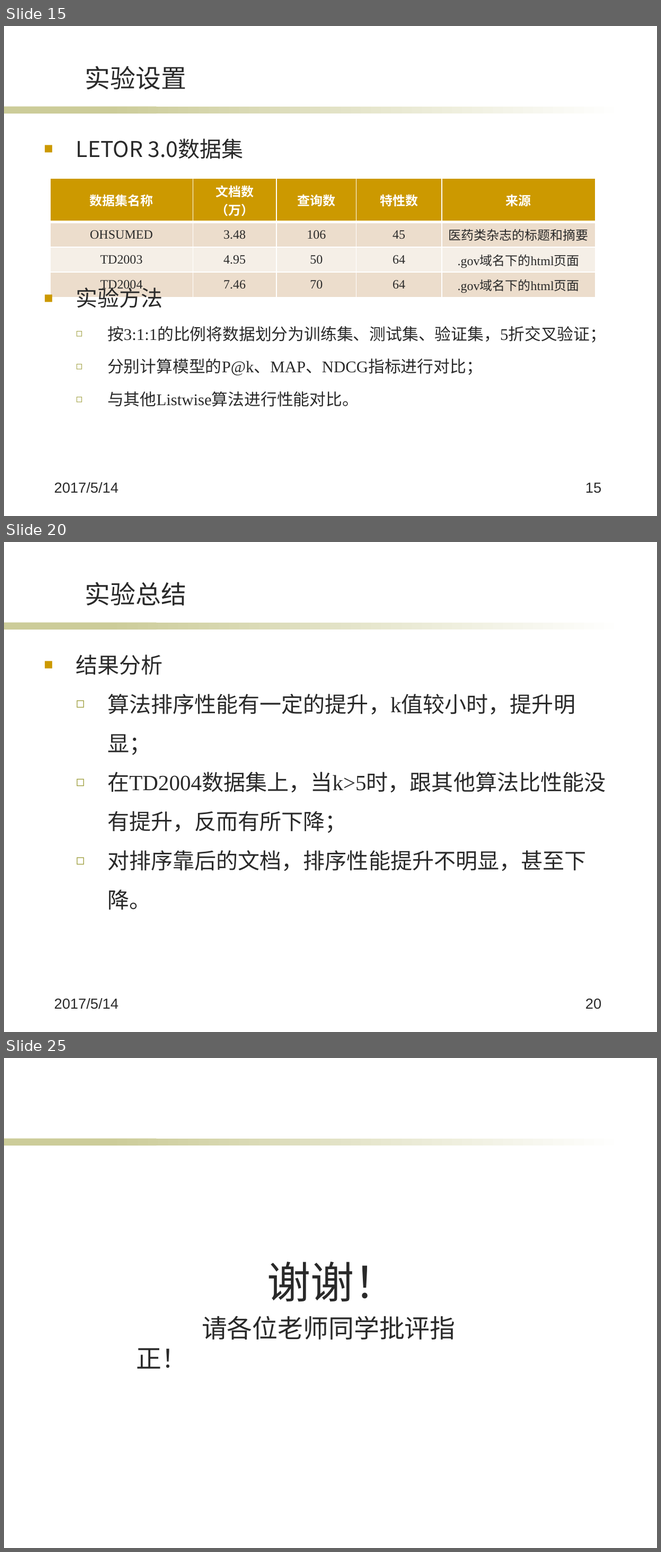
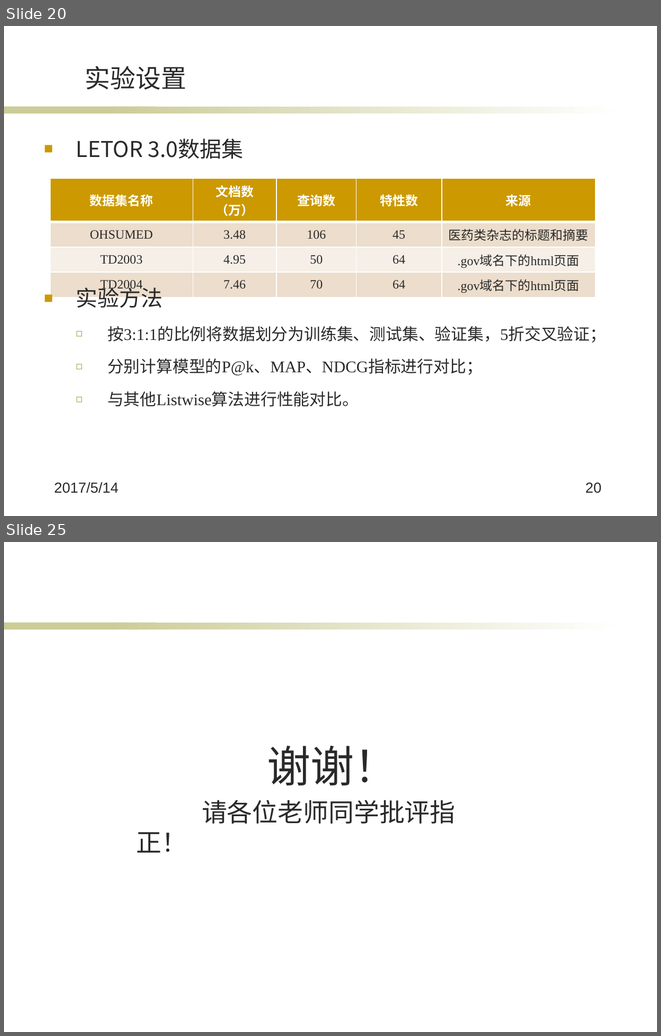
Before and after one commit to wqpod2g/paper, a slide deck: 毕业答辩ppt.pptx. Shown one above the other, each under a label of ours: slides 15, 20 and 25 before the commit, slides 20 and 25 after it; the slides between them are not shown. The pictures are 661x1552 and 661x1036 pixels, drawn with LibreOffice and Linux fonts; fonts in the diff are those of the drawing; background and template pictures are left out. Boxes give left, top, right and bottom in pixels: in the first picture for what was removed or moved away, otherwise in the second. Text is boxed around its words. In the diff, an @@ line names an element or a change of style, - is before the commit and + after.

```diff
--- a/毕业答辩ppt.pptx
+++ b/毕业答辩ppt.pptx
@@ slide 20 removed at bbox=[4, 542, 657, 1032], background #FFFFFF; not listed: 2 template elements that a slide beside it also shows @@
@@ title removed at bbox=[85, 582, 186, 606] @@
-实验总结
@@ text removed at bbox=[76, 654, 606, 910] @@
-■ 结果分析
-  ◻ 算法排序性能有一定的提升，k值较小时，提升明显；
-  ◻ 在TD2004数据集上，当k>5时，跟其他算法比性能没有提升，反而有所下降；
-  ◻ 对排序靠后的文档，排序性能提升不明显，甚至下降。
@@ text removed at bbox=[54, 998, 118, 1009] @@
-2017/5/14
@@ page number removed at bbox=[585, 998, 601, 1009] @@
-20
@@ what was slide 15 is now slide 20 @@
@@ page number at bbox=[585, 482, 601, 493]: text changed @@
-15
+20
```
Also in this commit, not shown: 14 slides changed, 4 slides added, 3 other slides removed, 1 other file.
